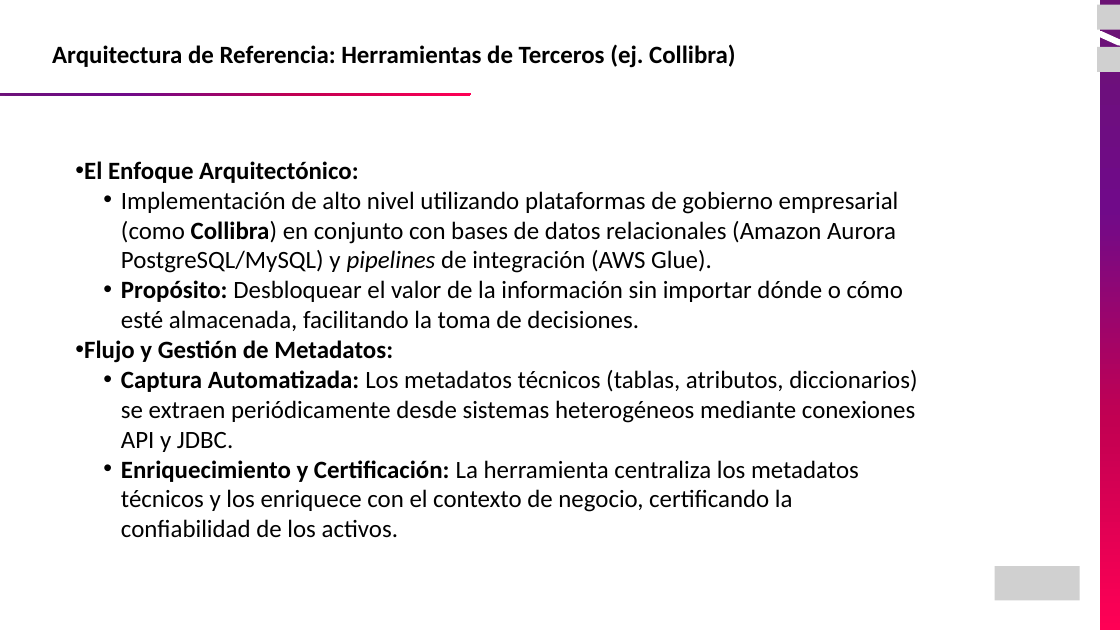
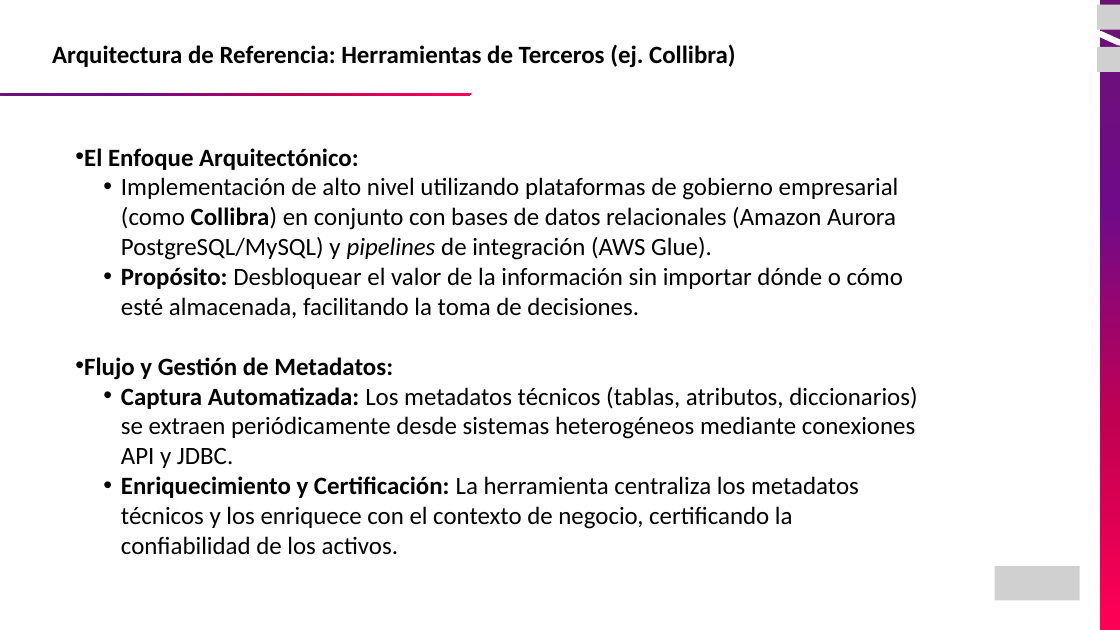
Before and after one commit to JEstebanMejiaV/curso-ingenieria-de-datos, a slide deck: slide 24 of modulo-06_Gobierno y Calidad de Datos/01_Introduccion Gobierno de Datos.pptx (slide 27 before the commit). Drawn at 1120x630 pixels with LibreOffice and Linux fonts; fonts in the diff are those of the drawing; grey boxes stand for pictures. Boxes give left, top, right and bottom in pixels: in the first picture for what was removed or moved away, otherwise in the second. Text is boxed around its words. In the diff, an @@ line names an element or a change of style, - is before the commit and + after.

```diff
--- a/modulo-06_Gobierno y Calidad de Datos/01_Introduccion Gobierno de Datos.pptx
+++ b/modulo-06_Gobierno y Calidad de Datos/01_Introduccion Gobierno de Datos.pptx
@@ text "El Enfoque Arquitectónico:" rewrapped from (84,161,917,538) to (84,148,917,555) @@
```
Also in this commit, not shown: 16 other slides changed, 2 slides added, 5 slides removed, 3 other files.
